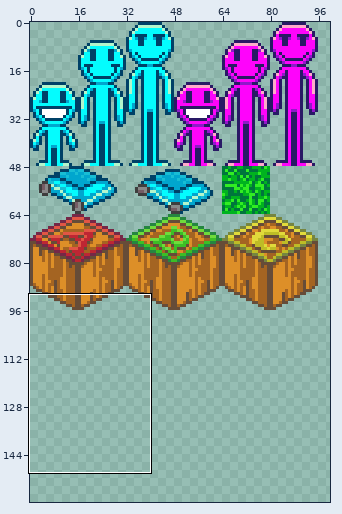
Edited in one commit: sprite sheet (Unequal life simulator/Assets/Sprites/ULS_sheet.png). Above: a wide view before the commit, with the close-up outlined.
Close-up. Before the commit:
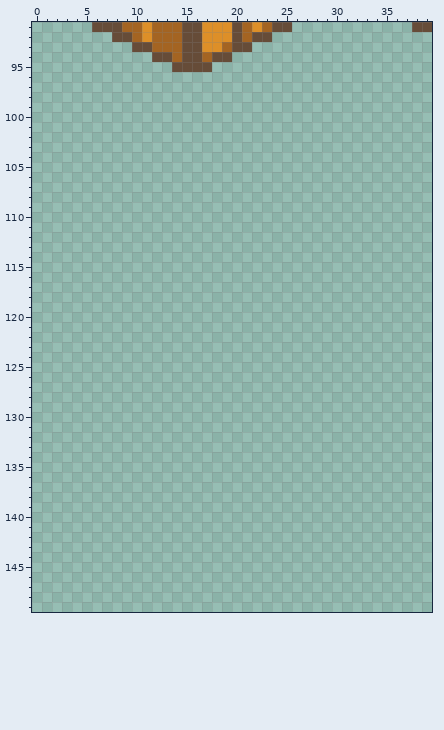
The file is 160x160 pixels. Colours within 5 levels of each other are drawn and written as one. Shown: x 0..39, y 91..149. The wide view leaves out empty margins. The commit also changed other parts of the picture, which this record leaves out.
The result:
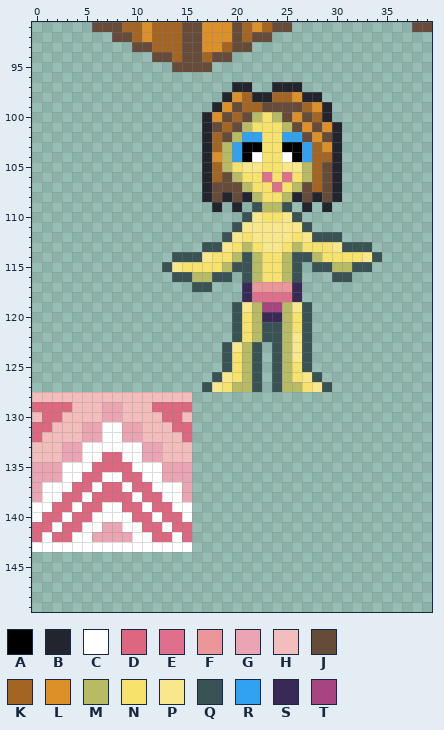
Palette (. is transparent): A #000000  B #22242e  C #ffffff  D #dd677f  E #e06f8b  F #eb9799  G #eba4b1  H #f2bdbb  J #664c38  K #a46422  L #dd8f28  M #b7bb64  N #f7e26b  P #f9e889  Q #395254  R #31a2f2  S #392956  T #a8447f
Difference:
Changed rows in their new state; - is an unchanged pixel.
first column x 0:
 97 --------------------BB--BBB--------
 98 -------------------BLKBBKKLBB------
 99 ------------------BLJKKJJJJKLB-----
100 -----------------BLJKJMNMJLJKB-----
101 -----------------BJKJMNNNMJLJLB----
102 -----------------BKJMRRNNRRJLJB----
103 -----------------BKMRAANNAARKLB----
104 -----------------BLMRACNNCARKKB----
105 -----------------BKMNPPNNPPMKJB----
106 -----------------BKJMNNENENMKJB----
107 -----------------BJJJMNNENMJKJB----
108 -----------------BJBJBMNNMBJBJB----
109 ------------------B-B-QMMQ-B-B-----
110 ---------------------QPNNPQ--------
111 --------------------QPPPPPPQ-------
112 -------------------QPNPPPPNPQQQ----
113 -----------------QQPNMNPPNMNNNPQQQ-
114 --------------QQQPNNMQMNNMQQMNNNNPQ
115 -------------QPNNNNMQQMNNMQ-QQMMQQ-
116 --------------QQMMQQ-QMNNMQ---QQ---
117 ----------------QQ---SFFFFS--------
118 ---------------------SEEEES--------
119 --------------------QPMTTMPQ-------
120 --------------------QNMSSMNQ-------
121 --------------------QNMQQMNQ-------
122 --------------------QNMQQMPQ-------
123 -------------------QPMQ-QMPQ-------
124 -------------------QNMQ-QMPQ-------
125 -------------------QNMQ-QMNQ-------
126 ------------------QPNMQ-QMNPQ------
127 -----------------QPNMMQ-QMMNPQ-----
128 HHHHHHHHHHHHHHHH-------------------
129 DDDDHHHGGHHHDDDD-------------------
130 HDDHHHHGGHHHHDDH-------------------
131 DDHHHGGCCGGHHHDD-------------------
132 DHHHHGGCCGGHHHHD-------------------
133 HHHGGCCCCCCGGHHH-------------------
134 HHHGGCCDDCCGGHHH-------------------
135 GGGCCCDDDDCCCGGG-------------------
136 GGGCCDDCCDDCCGGG-------------------
137 GCCCDDCDDCDDCCCG-------------------
138 GCCDDCDDDDCDDCCG-------------------
139 CCDDCDDCCDDCDDCC-------------------
140 CDDCDDCCCCDDCDDC-------------------
141 DDCDDCCGGCCDDCDD-------------------
142 DCDDCCGGGGCCDDCD-------------------
143 CCCCCCCCCCCCCCCC-------------------
